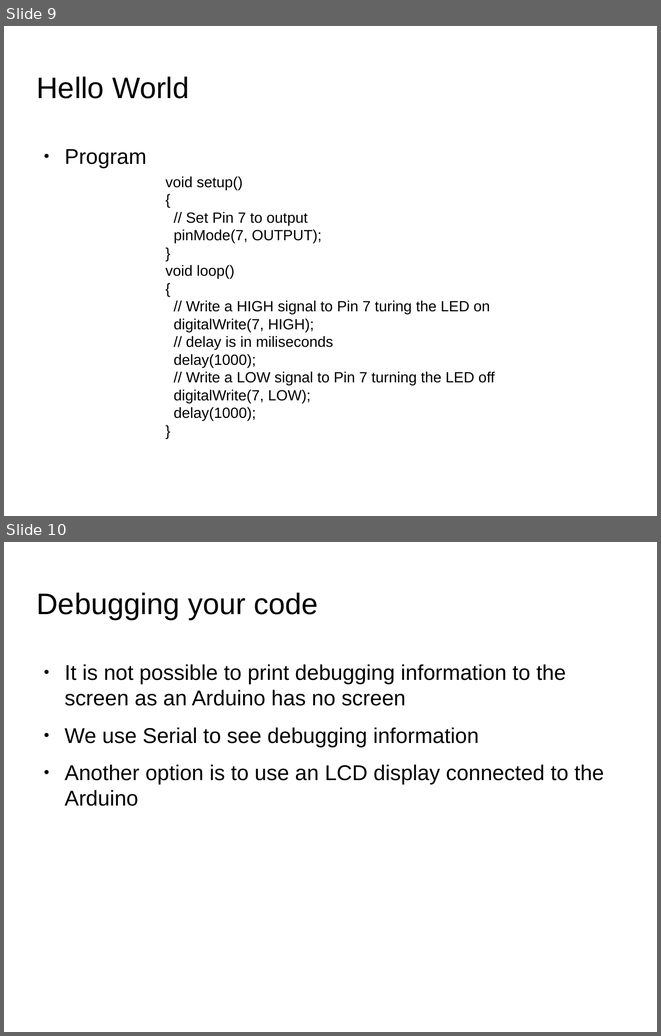
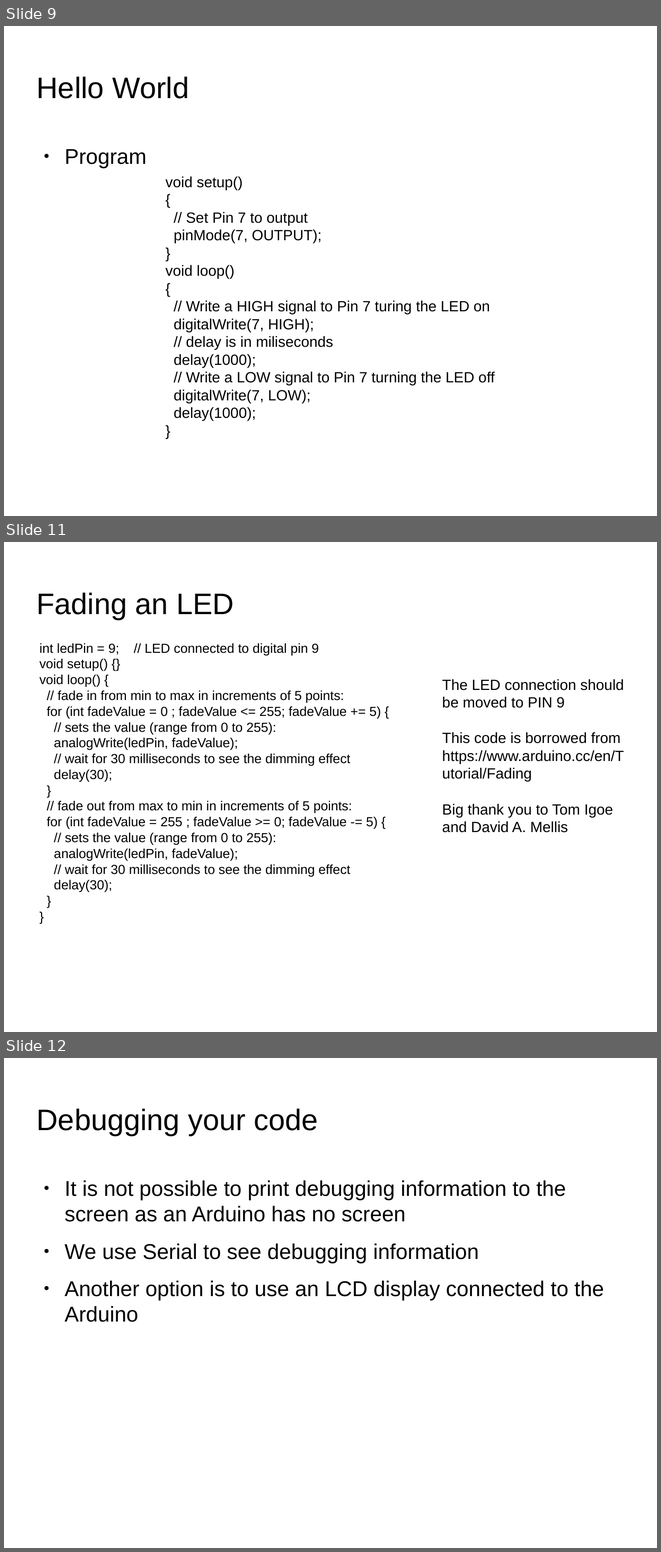
Before and after one commit to SIUE-ARC/Arduino-Workshop, a slide deck: Arduino-Workshop-eHacks.odp. Shown one above the other, each under a label of ours: slides 9 and 10 before the commit, slides 9, 11 and 12 after it; the slides between them are not shown. The pictures are 661x1036 and 661x1552 pixels, drawn with LibreOffice and Linux fonts; fonts in the diff are those of the drawing; background and template pictures are left out. Boxes give left, top, right and bottom in pixels: in the first picture for what was removed or moved away, otherwise in the second. Text is boxed around its words. In the diff, an @@ line names an element or a change of style, - is before the commit and + after.

Commit message:
Added Fading LED

```diff
--- a/Arduino-Workshop-eHacks.odp
+++ b/Arduino-Workshop-eHacks.odp
@@ slide 11 added at (4, 542, 657, 1032), background picture (left out) @@
@@ title added at (37, 592, 234, 619), 36 pt, text #000000 @@
+Fading an LED
@@ text added at (40, 643, 381, 892), 16 pt, text #000000 @@
+int ledPin = 9; // LED connected to digital pin 9
+void setup() {}
+void loop() {
+// fade in from min to max in increments of 5 points:
+for (int fadeValue = 0 ; fadeValue <= 255; fadeValue += 5) {
+// sets the value (range from 0 to 255):
+analogWrite(ledPin, fadeValue);
+// wait for 30 milliseconds to see the dimming effect
+delay(30);
+}
+// fade out from max to min in increments of 5 points:
+for (int fadeValue = 255 ; fadeValue >= 0; fadeValue -= 5) {
+// sets the value (range from 0 to 255):
+analogWrite(ledPin, fadeValue);
+// wait for 30 milliseconds to see the dimming effect
+delay(30);
+}
+}
@@ text added at (442, 679, 624, 832), 18 pt, text #000000 @@
+The LED connection should be moved to PIN 9
+This code is borrowed from https://www.arduino.cc/en/Tutorial/Fading
+Big thank you to Tom Igoe and David A. Mellis
@@ what was slide 10 is now slide 12 @@
```
Also in this commit, not shown: 3 slides changed, 1 other slide added, 2 other files.
